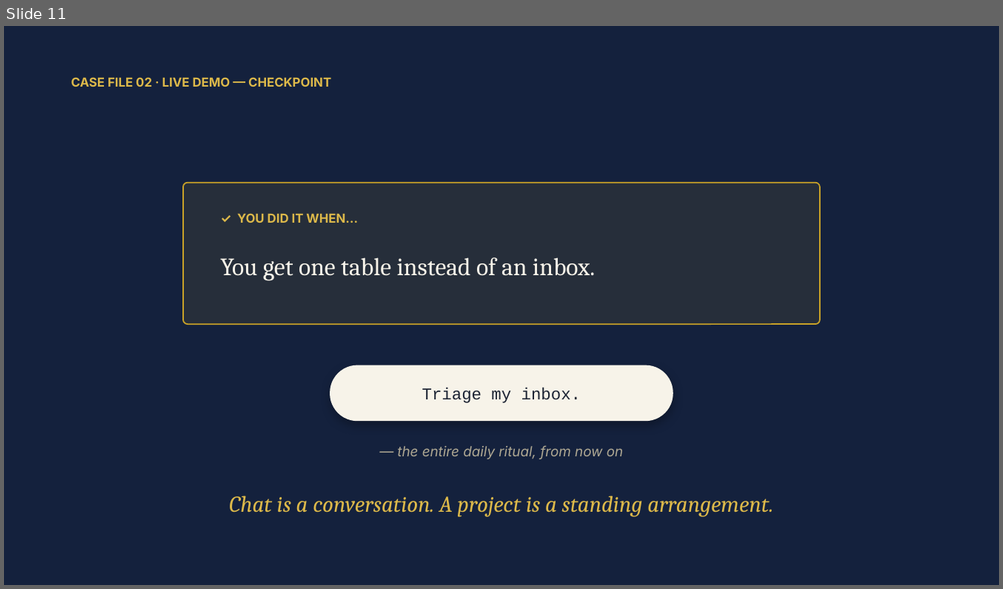
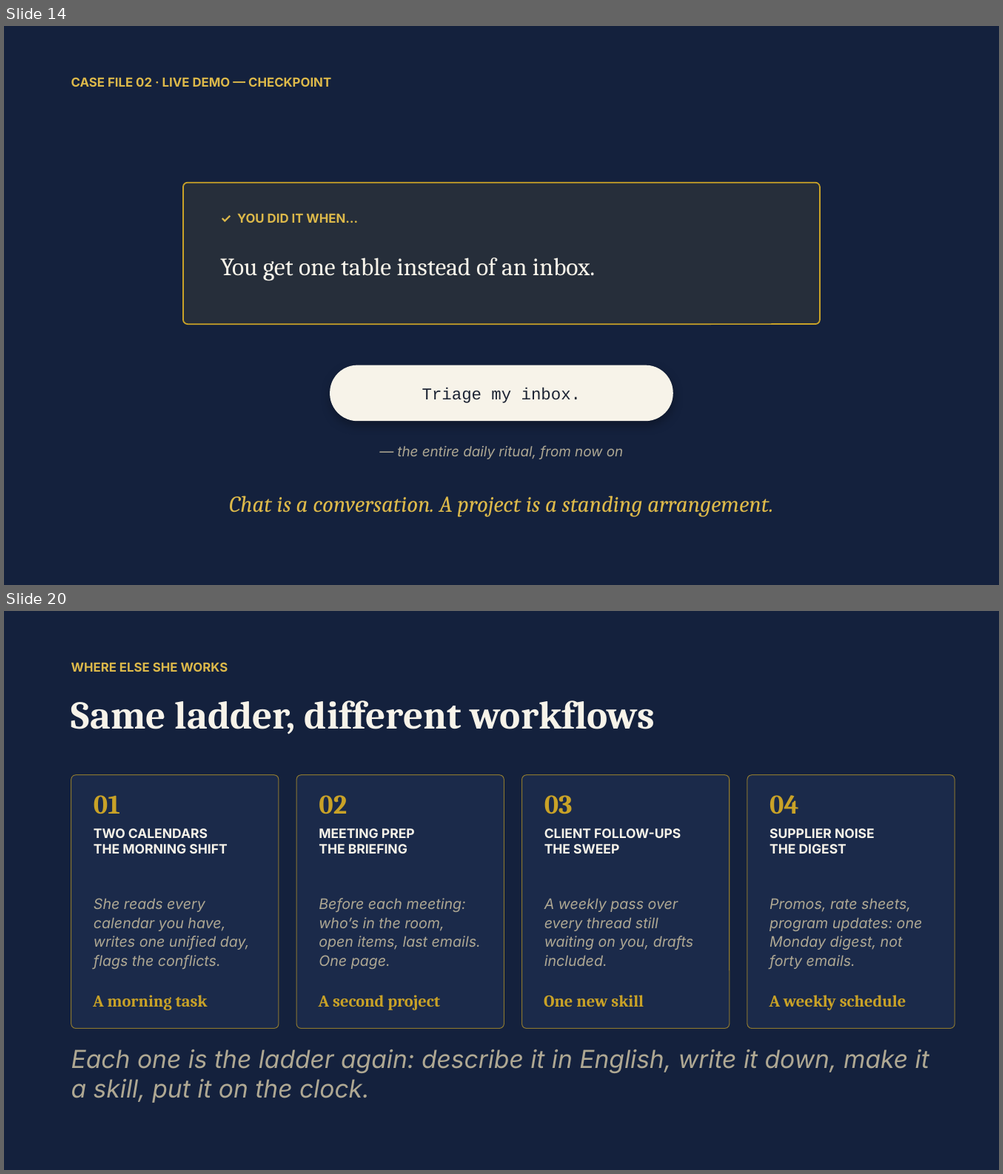
Before and after one commit to denisekgosnell/Donna, a slide deck: assets/build-your-own-donna.pptx. Shown one above the other, each under a label of ours: slide 11 before the commit, slides 14 and 20 after it; the slides between them are not shown. The pictures are 1003x589 and 1003x1174 pixels, drawn with LibreOffice and Linux fonts; fonts in the diff are those of the drawing. Boxes give left, top, right and bottom in pixels: in the first picture for what was removed or moved away, otherwise in the second. Text is boxed around its words. In the diff, an @@ line names an element or a change of style, - is before the commit and + after.

```diff
--- a/assets/build-your-own-donna.pptx
+++ b/assets/build-your-own-donna.pptx
@@ slide 20 added at [4,611,999,1170], background #14213D @@
@@ text added at [71,662,228,672], 12 pt, text #DDB94A, bold @@
+WHERE ELSE SHE WORKS
@@ text added at [71,701,655,735], 38 pt, text #F7F3E9, bold @@
+Same ladder, different workflows
@@ rounded rectangle added at [71,775,279,1029], fill #1B2A4A, outline #C9A227 0.75 pt @@
@@ rounded rectangle added at [296,775,504,1029], fill #1B2A4A, outline #C9A227 0.75 pt @@
@@ rounded rectangle added at [522,775,729,1029], fill #1B2A4A, outline #C9A227 0.75 pt @@
@@ rounded rectangle added at [747,775,955,1029], fill #1B2A4A, outline #C9A227 0.75 pt @@
@@ text added at [94,795,120,814], 26 pt, text #C9A227, bold @@
+01
@@ text added at [318,795,347,814], 26 pt, text #C9A227, bold @@
+02
@@ text added at [544,795,572,815], 26 pt, text #C9A227, bold @@
+03
@@ text added at [769,795,799,814], 26 pt, text #C9A227, bold @@
+04
@@ text added at [94,829,227,854], 12.5 pt, text #F7F3E9, bold @@
+TWO CALENDARS
+THE MORNING SHIFT
@@ text added at [318,829,415,854], 12.5 pt, text #F7F3E9, bold @@
+MEETING PREP
+THE BRIEFING
@@ text added at [544,829,680,854], 12.5 pt, text #F7F3E9, bold @@
+CLIENT FOLLOW-UPS
+THE SWEEP
@@ text added at [769,829,874,854], 12.5 pt, text #F7F3E9, bold @@
+SUPPLIER NOISE
+THE DIGEST
@@ text added at [94,898,250,969], 14 pt, text #AFA893, italic @@
+She reads every calendar you have, writes one unified day, flags the conflicts.
@@ text added at [318,898,481,969], 14 pt, text #AFA893, italic @@
+Before each meeting: who’s in the room, open items, last emails. One page.
@@ text added at [544,899,693,966], 14 pt, text #AFA893, italic @@
+A weekly pass over every thread still waiting on you, drafts included.
@@ text added at [769,899,922,969], 14 pt, text #AFA893, italic @@
+Promos, rate sheets, program updates: one Monday digest, not forty emails.
@@ text added at [93,995,208,1011], 16 pt, text #C9A227, bold @@
+A morning task
@@ text added at [318,995,440,1011], 16 pt, text #C9A227, bold @@
+A second project
@@ text added at [543,995,643,1007], 16 pt, text #C9A227, bold @@
+One new skill
@@ text added at [769,995,906,1011], 16 pt, text #C9A227, bold @@
+A weekly schedule
@@ text added at [71,1050,929,1103], 24 pt, text #AFA893, italic @@
+Each one is the ladder again: describe it in English, write it down, make it a skill, put it on the clock.
@@ what was slide 11 is now slide 14 @@
```
Also in this commit, not shown: 11 slides changed, 5 other slides added, 10 other files.
